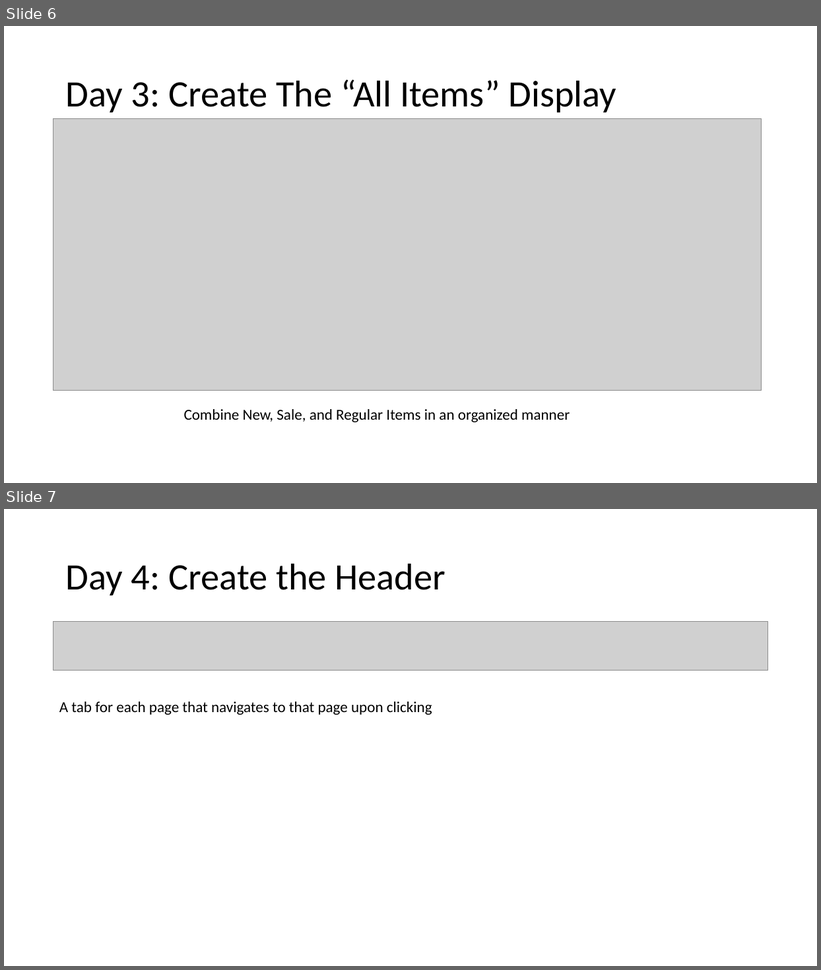
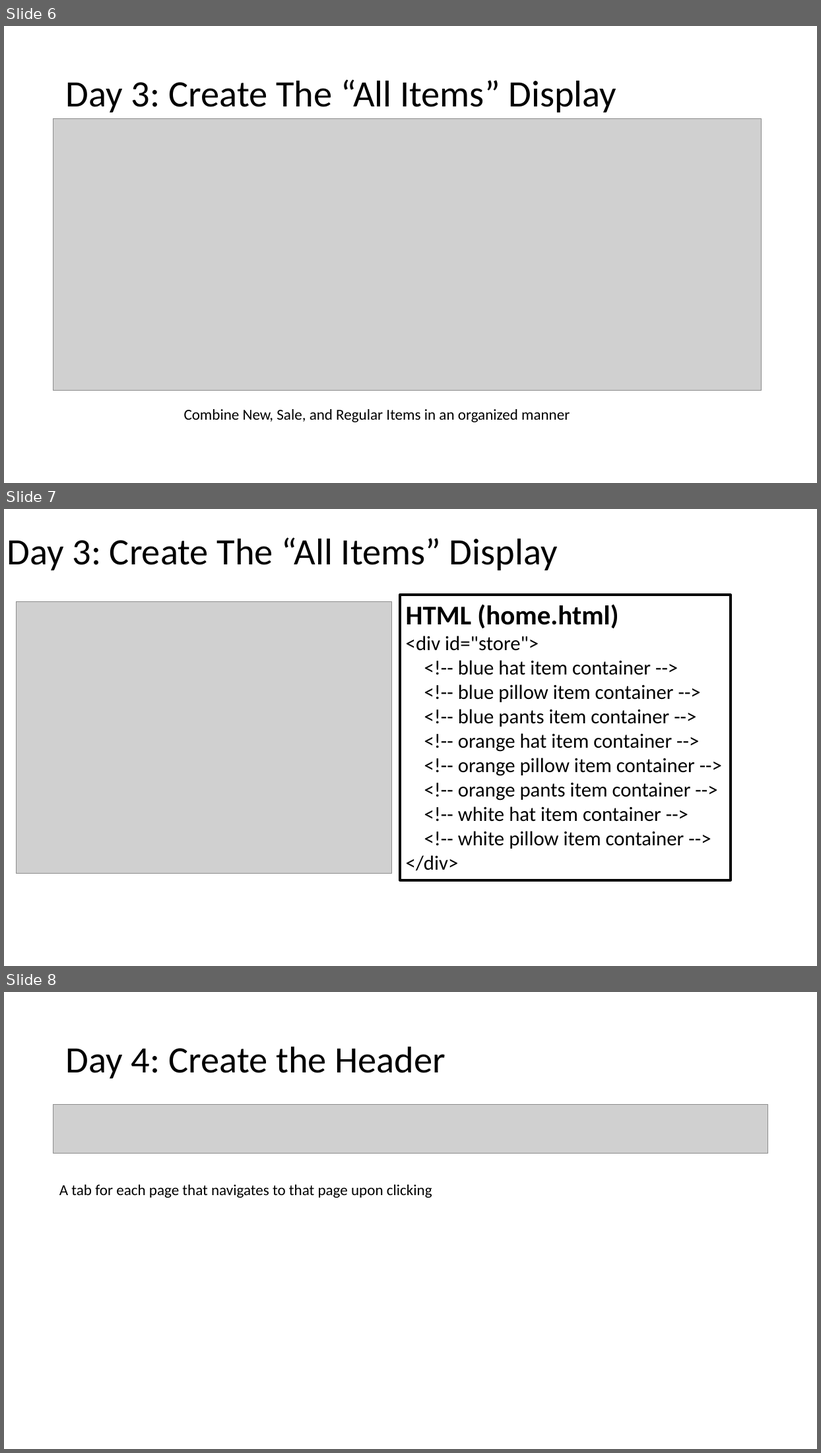
Before and after one commit to MrJoshGross/Course-Curricular-Material, a slide deck: Computer Science Discoveries/Projects/Project 3/Project 3 Checklist.pptx. Shown one above the other, each under a label of ours: slides 6 and 7 before the commit, slides 6, 7 and 8 after it. The pictures are 821x970 and 821x1453 pixels, drawn with LibreOffice and Linux fonts; fonts in the diff are those of the drawing; grey boxes stand for pictures. Boxes give left, top, right and bottom in pixels: in the first picture for what was removed or moved away, otherwise in the second. Text is boxed around its words. In the diff, an @@ line names an element or a change of style, - is before the commit and + after.

```diff
--- a/Computer Science Discoveries/Projects/Project 3/Project 3 Checklist.pptx
+++ b/Computer Science Discoveries/Projects/Project 3/Project 3 Checklist.pptx
@@ slide 7 added at (4,509,817,966), background #FFFFFF @@
@@ title added at (7,537,558,570), 44 pt, text #000000 @@
+Day 3: Create The “All Items” Display
@@ picture added at (16,601,392,875) @@
@@ rectangle added at (400,595,731,881), outline #000000 3 pt, 24 pt, text #000000 @@
+HTML (home.html)
+<div id="store">
+<!-- blue hat item container -->
+<!-- blue pillow item container -->
+<!-- blue pants item container -->
+<!-- orange hat item container -->
+<!-- orange pillow item container -->
+<!-- orange pants item container -->
+<!-- white hat item container -->
+<!-- white pillow item container -->
+</div>
@@ what was slide 7 is now slide 8 @@
```
Also in this commit, not shown: 1 slide changed, 4 other slides added, 1 other file.
